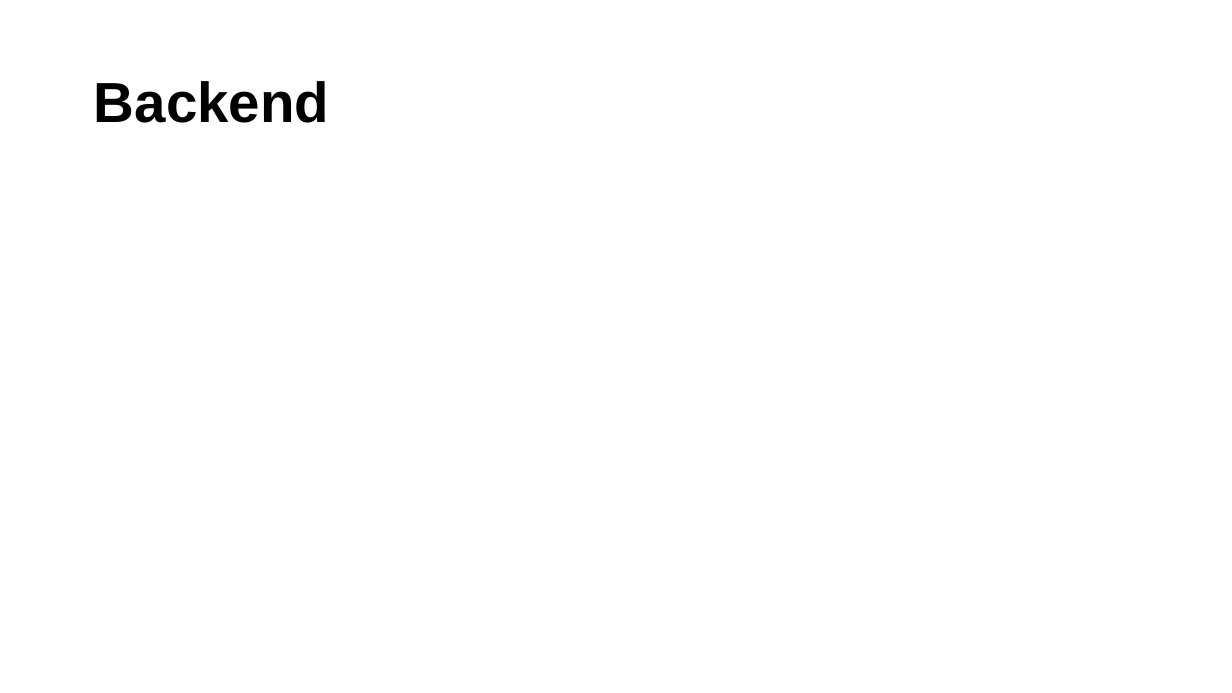
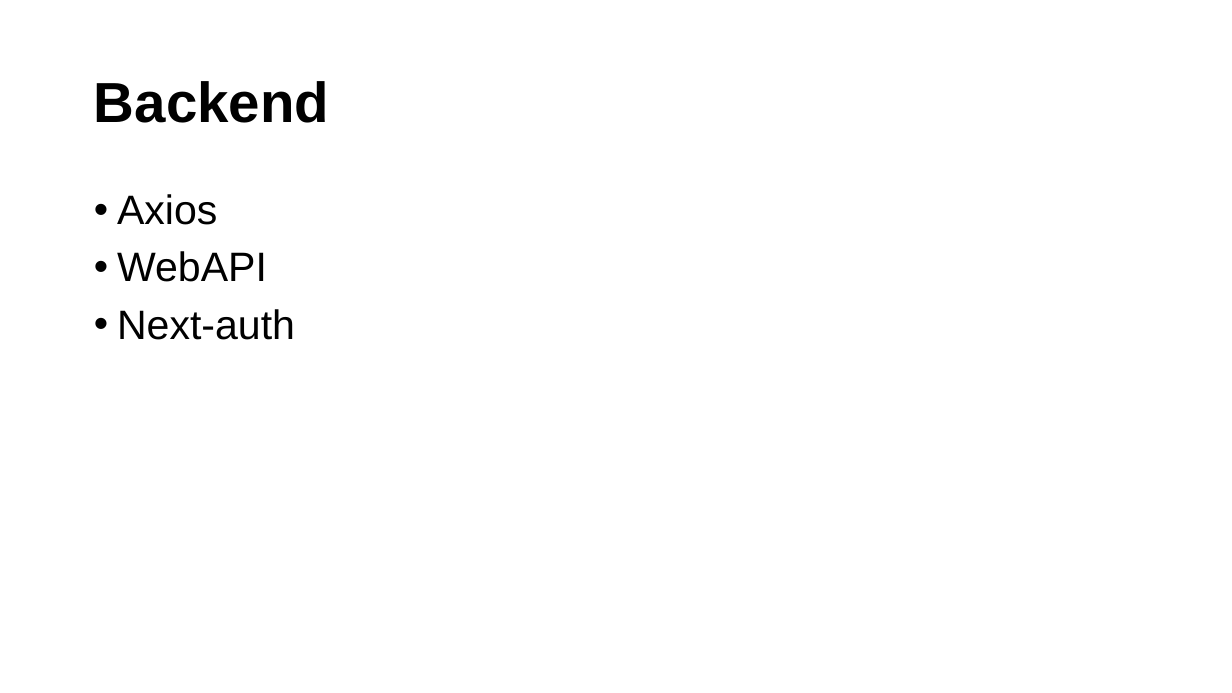
Before and after one commit to SzigetvariMark/pcweb, a slide deck: slide 6 of Bemutato.pptx. Drawn at 1232x693 pixels with LibreOffice and Linux fonts; fonts in the diff are those of the drawing. Boxes give left, top, right and bottom in pixels: in the first picture for what was removed or moved away, otherwise in the second. Text is boxed around its words. In the diff, an @@ line names an element or a change of style, - is before the commit and + after.

Commit message:
powerpoint Backend page

```diff
--- a/Bemutato.pptx
+++ b/Bemutato.pptx
@@ text added at <box>117,194,295,340</box>, 32 pt, text #000000 @@
+• Axios
+• WebAPI
+• Next-auth
```
Also in this commit, not shown: 2 other slides changed, 2 slides added, 2 slides removed.
